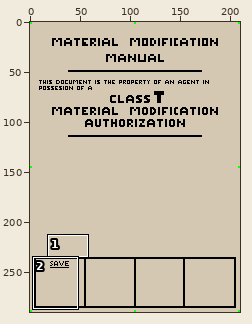
Pixel-art file: Assets/Sprites/Objects/manual.aseprite. Above, an overview of the earlier version with the close-up marked.
Close-up. First the earlier version:
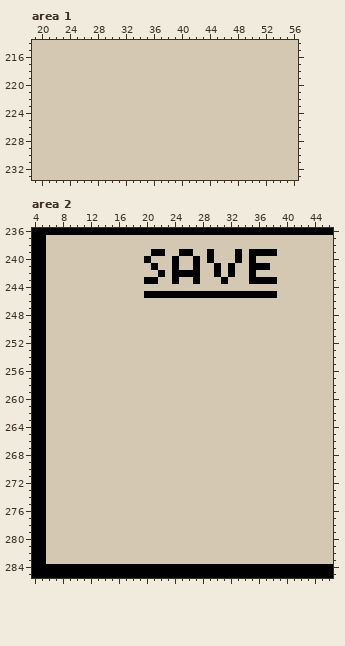
210x290 pixels, 1 frame. Shown: area 1: x 19..56, y 214..233; area 2: x 4..46, y 236..285. The commit also changed other parts of the picture, which this record leaves out.
New version:
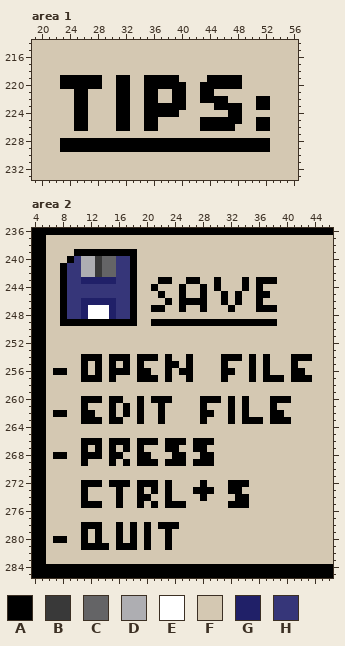
Palette (. is transparent): A #000000  B #393939  C #646466  D #aeaeb2  E #ffffff  F #d4c8b2  G #202068  H #363679
From old to new:
layer "Tips" added
Changed rows in their new state; - is an unchanged pixel.
Area 1, layer "Tips":
first column x 23:
219 AAAAAA--AA--AAAAA----AAAAA----
220 AAAAAA--AA--AAAAAA--AAAAAA----
221 --AA----AA--AA--AA--AA--------
222 --AA----AA--AA--AA--AAAA----AA
223 --AA----AA--AAAAAA----AAAA--AA
224 --AA----AA--AAAAA-------AA----
225 --AA----AA--AA------AAAAAA--AA
226 --AA----AA--AA------AAAAA---AA
228 AAAAAAAAAAAAAAAAAAAAAAAAAAAAAA
229 AAAAAAAAAAAAAAAAAAAAAAAAAAAAAA
Area 2, layer "Save case":
first column x 8:
239 --AAAAAAAAA--FF--FF--F---F-FFFF
240 -AHDDBCCHHA-F---F--F-F---F-F---
241 AHHDDBCCHHA--F--F--F--F-F--FFF-
242 AHHDDBCCHHA---F-FFFF--F-F--F---
243 AHHGGGGGHHA-FFAAF-A---AF--AF---
244 AHHHHHHHHHA--A---A--A-A---A-A--
245 AHHHHHHHHHA-FF-FF-FF-FF-F-FF--F
246 AHHGGGGGHHA----A-AAAA--A-A--A--
247 AHHGEEEGHHA--AA--A--A---A---AAA
248 AHHGEEEGHHA--------------------
249 AAAAAAAAAAA--AAAAAAAAAAAAAAAAAA
first column x 7:
254 ----AAA-AAA-AAA-A--A----AAA-A-A---AAA
255 ----A-A-A-A-A---AA-A----A---A-A---A--
256 AA--A-A-AAA-AA--A-AA----AA--A-A---AA-
257 ----AAA-A---AAA-A--A----A---A-AAA-AAA
260 ----AAA-AA--A-AAA----AAA-A-A---AAA---
261 ----A---A-A-A--A-----A---A-A---A-----
262 AA--AA--A-A-A--A-----AA--A-A---AA----
263 ----AAA-AA--A--A-----A---A-AAA-AAA---
266 ----AAA-AAA-AAA-AAA-AAA--------------
267 ----A-A-A-A-A---AA--AA---------------
268 AA--AAA-AA--AA---AA--AA--------------
269 ----A---A-A-AAA-AAA-AAA--------------
272 ----AAA-AAA-AAA-A----A---AAA---------
273 ----A----A--A-A-A---AAA--AA----------
274 ----A----A--AA--A----A----AA---------
275 ----AAA--A--A-A-AAA------AAA---------
278 ----AAA--A-A-A-AAA-------------------
279 ----A-A--A-A-A--A--------------------
280 AA--A-A--A-A-A--A--------------------
281 ----AAAA-AAA-A--A--------------------
